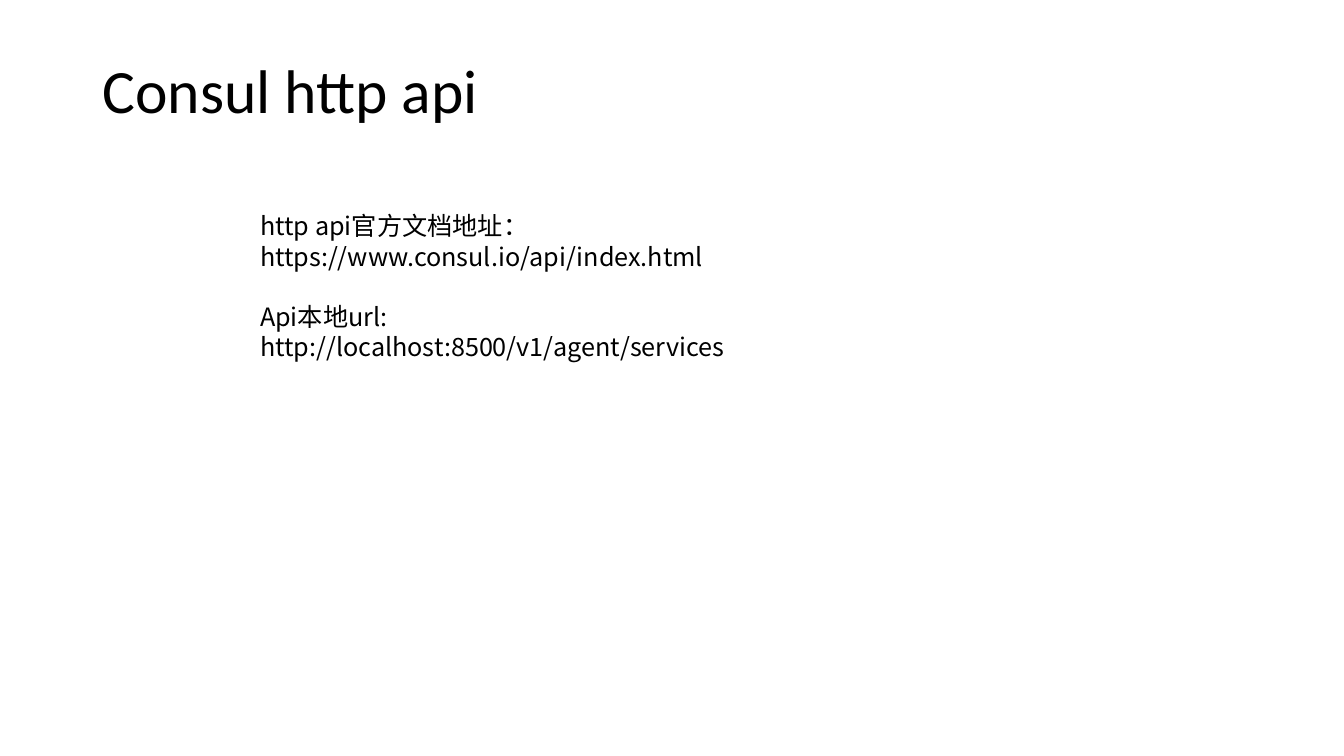
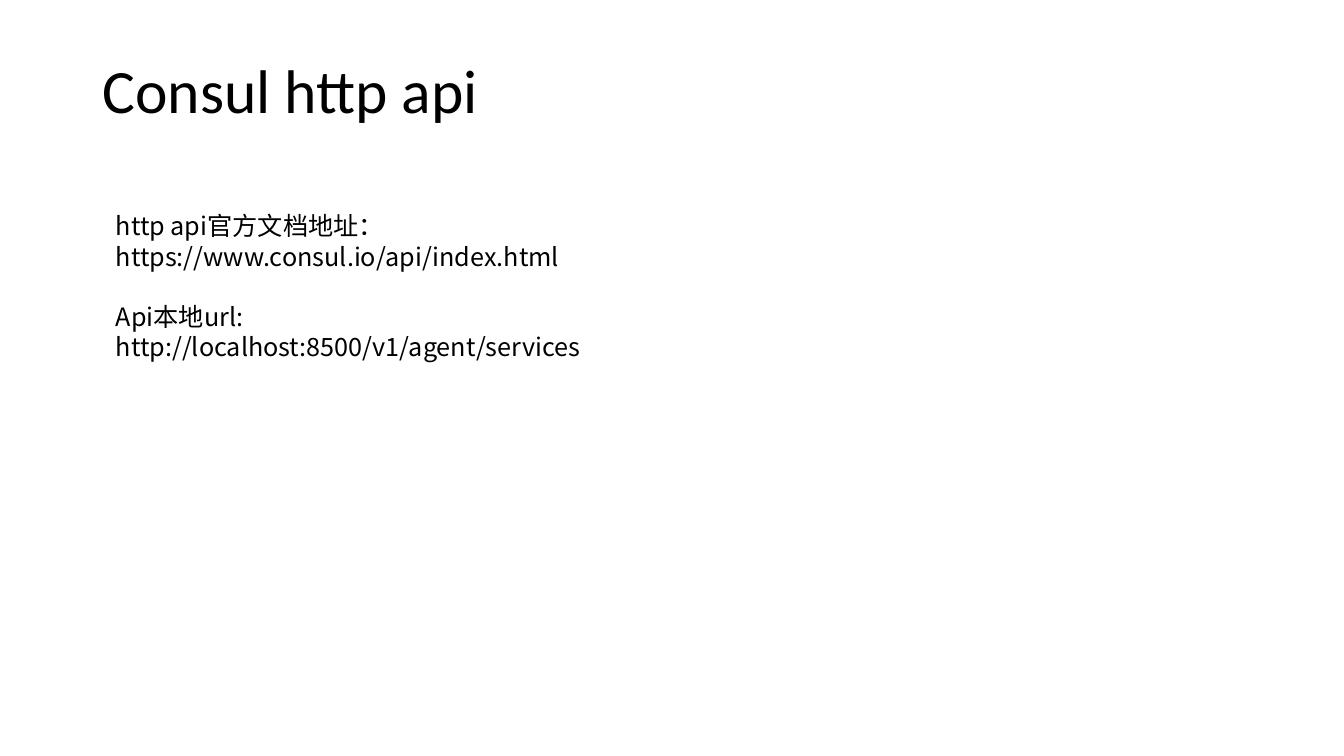
Before and after one commit to axzxs2001/HisMicroserviceSample, a slide deck: slide 21 of HisMicroserviceSample/Doc/基于.net core微服务.pptx (slide 19 before the commit). Drawn at 1344x756 pixels with LibreOffice and Linux fonts; fonts in the diff are those of the drawing; background and template pictures are left out. Boxes give left, top, right and bottom in pixels: in the first picture for what was removed or moved away, otherwise in the second. Text is boxed around its words. In the diff, an @@ line names an element or a change of style, - is before the commit and + after.

Commit message:
完善文档，调整服务项目接口。

```diff
--- a/HisMicroserviceSample/Doc/基于.net core微服务.pptx
+++ b/HisMicroserviceSample/Doc/基于.net core微服务.pptx
@@ text "http api官方文档地址：": place and size @@
-text "http api官方文档地址：" at box(260, 213, 724, 363)
+text "http api官方文档地址：" at box(116, 213, 580, 363)
```
Also in this commit, not shown: 8 other slides changed, 5 slides added, 3 slides removed, 3 other files.
